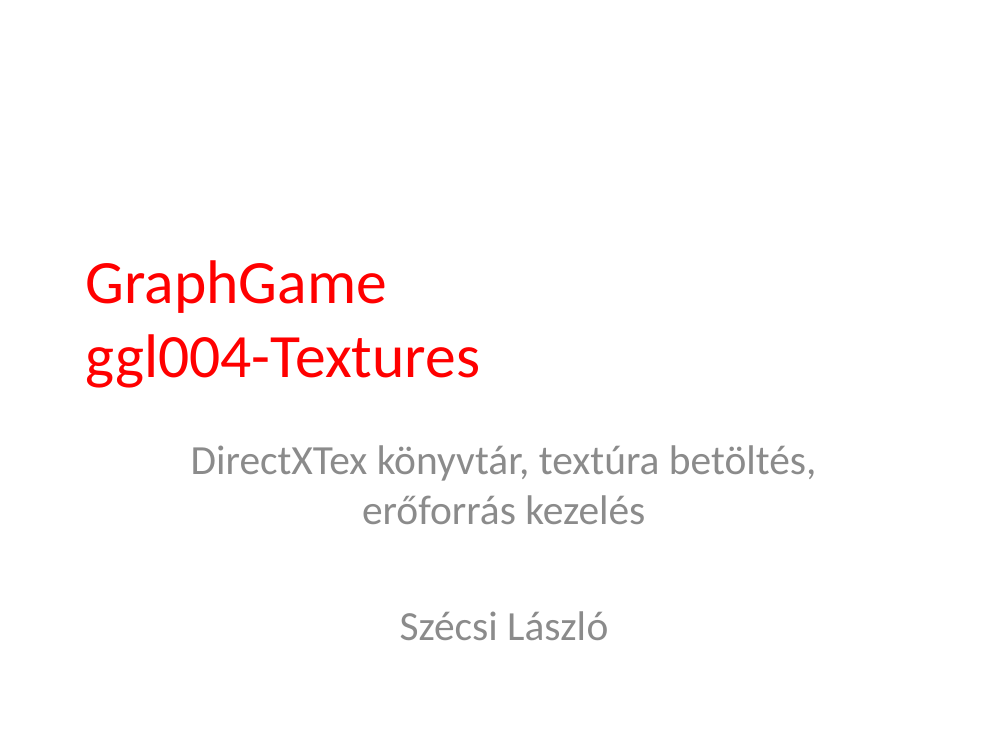
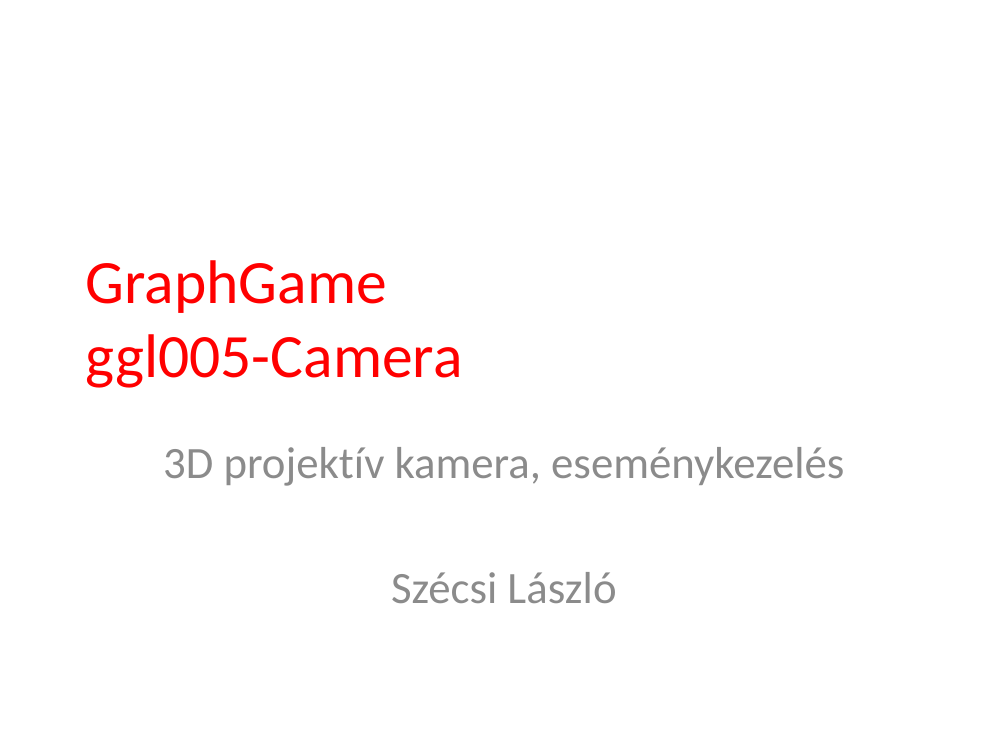
Before and after one commit to szecsi/dx12, a slide deck: slide 1 of Slides/ggl005-Camera.pptx. Drawn at 1008x756 pixels with LibreOffice and Linux fonts; fonts in the diff are those of the drawing; background and template pictures are left out. Boxes give left, top, right and bottom in pixels: in the first picture for what was removed or moved away, otherwise in the second. Text is boxed around its words. In the diff, an @@ line names an element or a change of style, - is before the commit and + after.

```diff
--- a/Slides/ggl005-Camera.pptx
+++ b/Slides/ggl005-Camera.pptx
@@ title at (86, 260, 463, 388): text changed @@
-GraphGame
-ggl004-Textures
+GraphGame
+ggl005-Camera
@@ subtitle at (163, 447, 844, 486): text changed; size 29.6 to 32 pt @@
-DirectXTex könyvtár, textúra betöltés, erőforrás kezelés
+3D projektív kamera, eseménykezelés
@@ subtitle at (391, 572, 616, 603): size 29.6 to 32 pt in "Szécsi László" @@
```
Also in this commit, not shown: 1 slide added, 6 slides removed, 3 other files.
